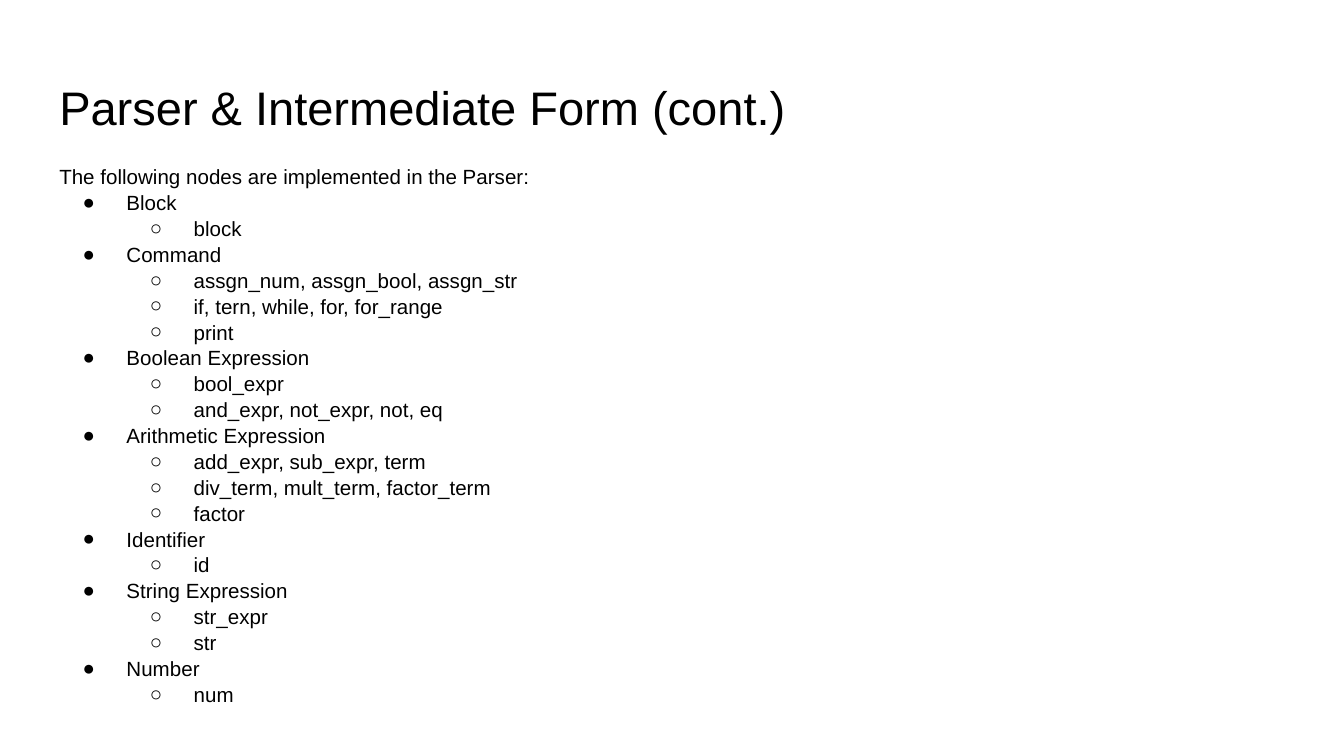
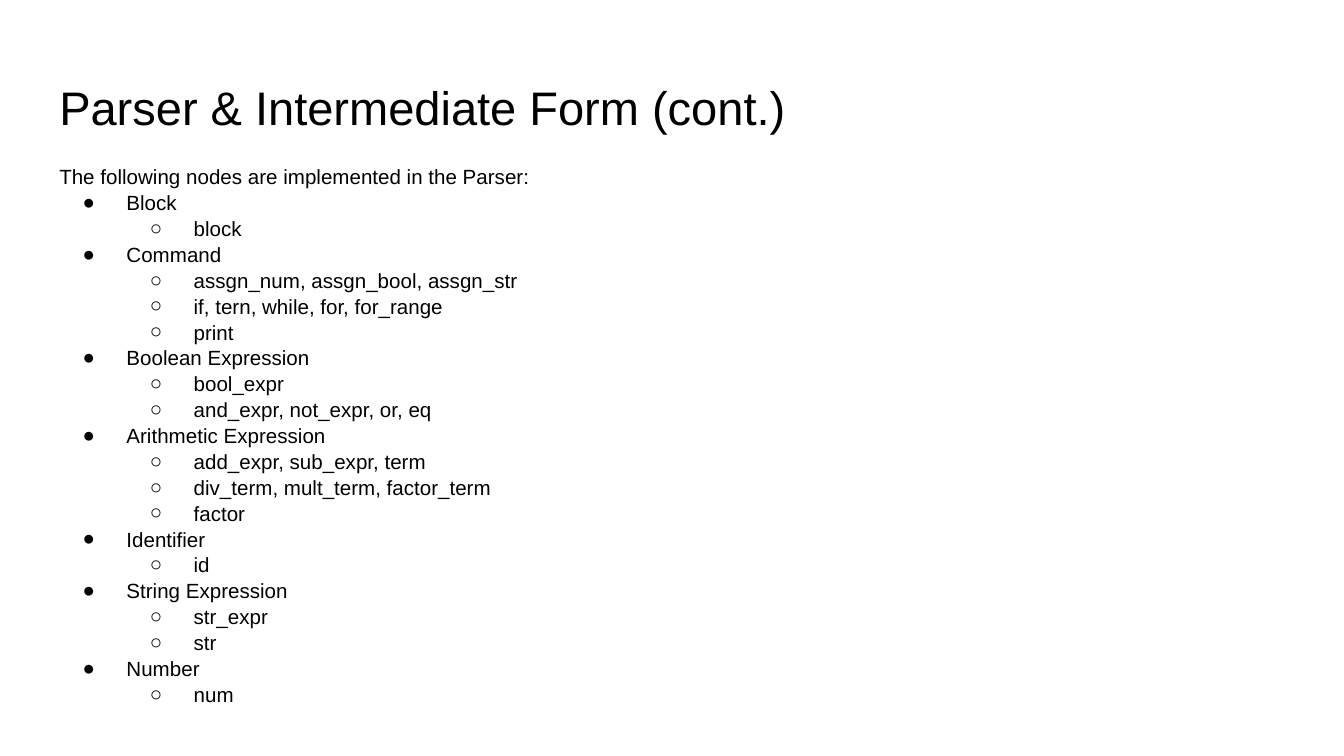
Before and after one commit to angelaczh/SER502-ScriptShark-Team13, a slide deck: slide 6 of doc/Documentation.pptx. Drawn at 1344x756 pixels with LibreOffice and Linux fonts; fonts in the diff are those of the drawing. Boxes give left, top, right and bottom in pixels: in the first picture for what was removed or moved away, otherwise in the second. Text is boxed around its words. In the diff, an @@ line names an element or a change of style, - is before the commit and + after.

```diff
--- a/doc/Documentation.pptx
+++ b/doc/Documentation.pptx
@@ text at (194,402,432,422): text changed @@
-  ○ and_expr, not_expr, not, eq
+  ○ and_expr, not_expr, or, eq
```
Also in this commit, not shown: 9 slides added, 3 slides removed.
